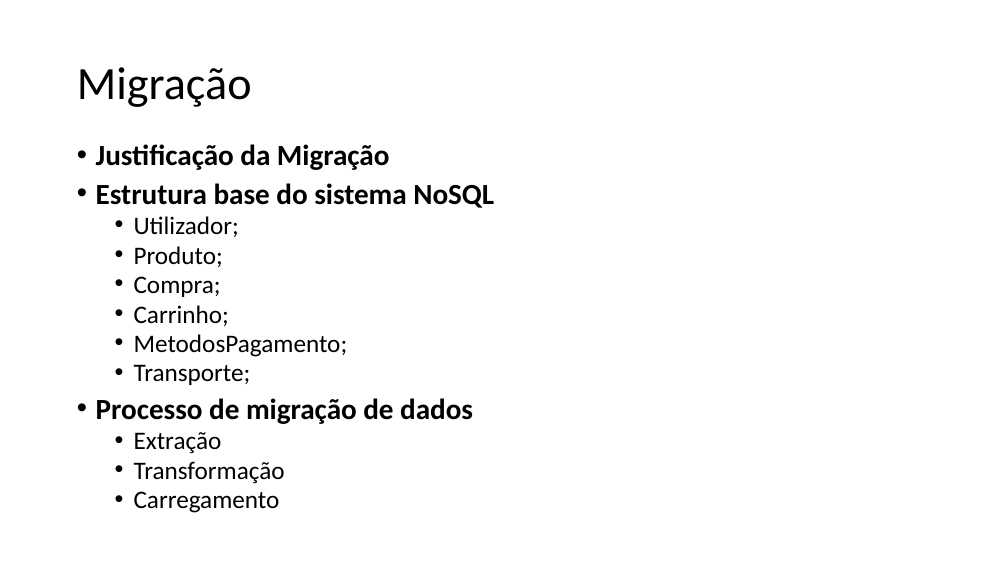
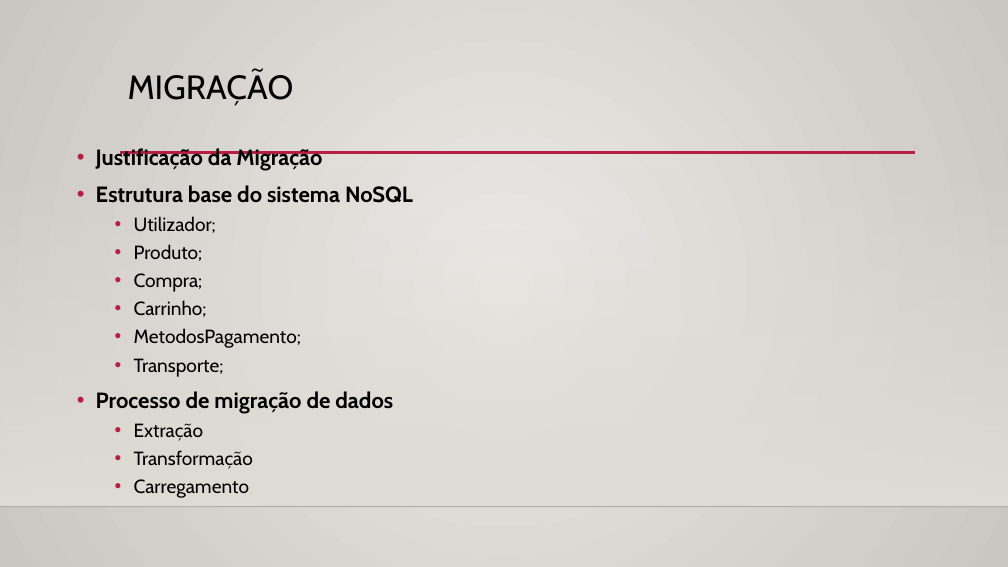
Before and after one commit to PedroCapa/BD, a slide deck: slide 7 of Apresentação BD.pptx. Drawn at 1008x567 pixels with LibreOffice and Linux fonts; fonts in the diff are those of the drawing; background and template pictures are left out. Boxes give left, top, right and bottom in pixels: in the first picture for what was removed or moved away, otherwise in the second. Text is boxed around its words. In the diff, an @@ line names an element or a change of style, - is before the commit and + after.

```diff
--- a/Apresentação BD.pptx
+++ b/Apresentação BD.pptx
@@ background #FFFFFF to gradient #ECEAE7 to #CAC7C1 @@
@@ title "MIGRAÇÃO" at [128,71,294,106]: vertical alignment middle to top @@
@@ title at [128,71,294,106]: text changed; size 44 to 32 pt; font Calibri to Cabin @@
-Migração
+MIGRAÇÃO
@@ text "Justificação da Migração" at [96,148,413,498]: size 27.8 to 21 pt in "Justificação da Migração", "Estrutura base do sistema NoSQL", "Processo de migração de dados"; font Calibri to Cabin; size 24.1 to 18.2 pt in "Utilizador;", "Produto;", "Compra;", "Carrinho;" and 5 more places; line spacing 0.8 to 1 @@
@@ rectangle added at [0,167,1008,507], fill gradient #DFDBD5 @@
@@ line added from (120, 153) to (915, 153), #B71E42 2.5 pt @@
@@ line added from (0, 507) to (1008, 507), #000001 1 pt @@
```
Also in this commit, not shown: 6 other slides changed, 1 slide added, 1 slide removed, 4 other files.
